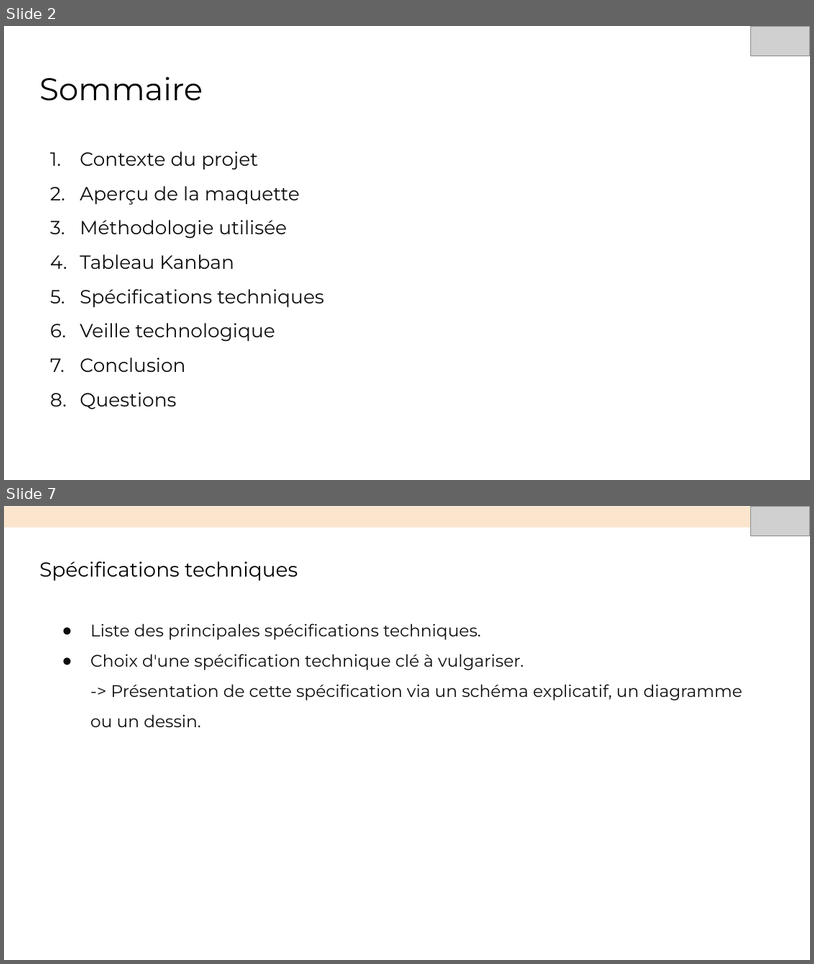
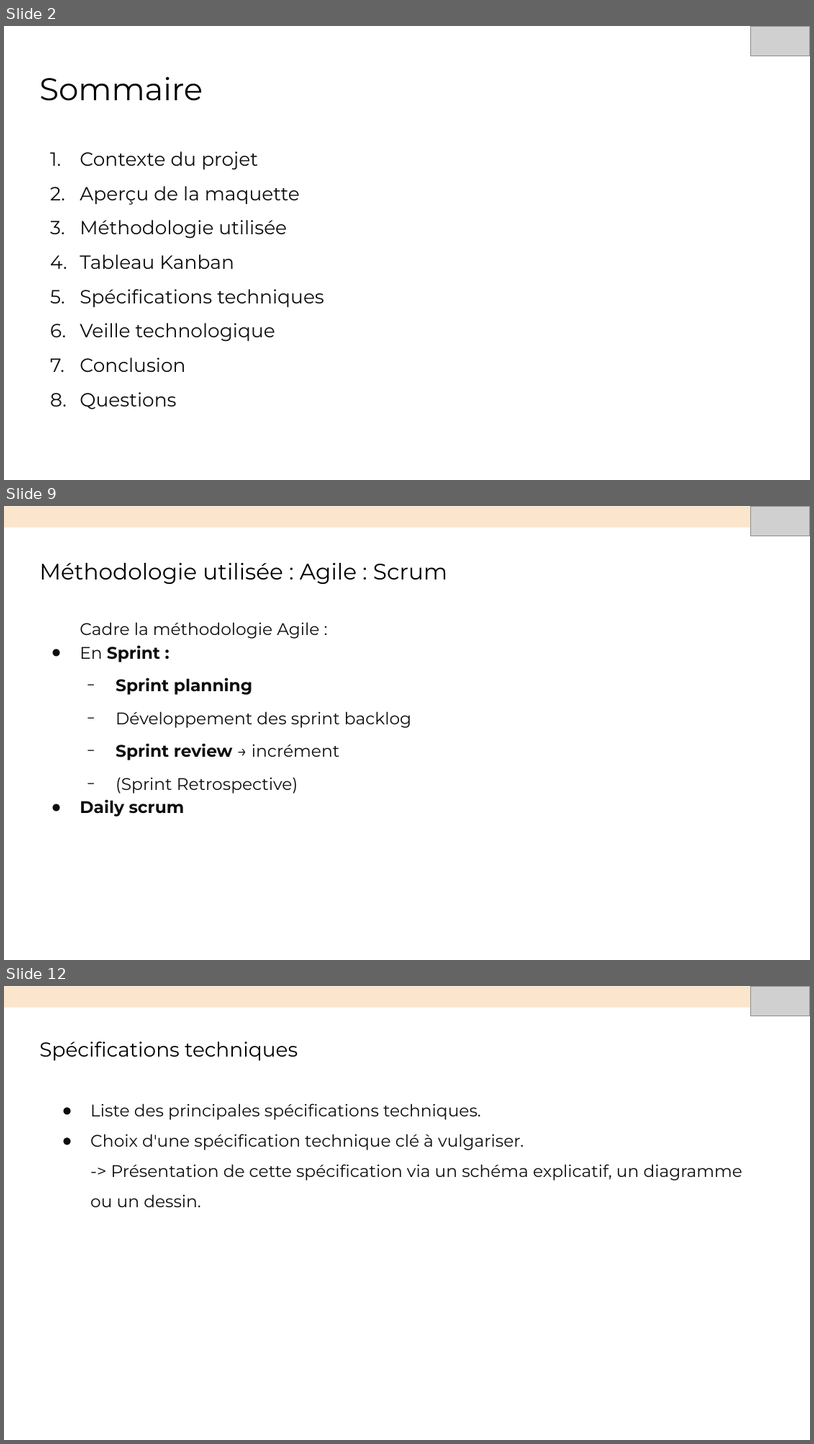
Before and after one commit to Buom01/oc-qwenta, a slide deck: Présenation Soufiane.odp. Shown one above the other, each under a label of ours: slides 2 and 7 before the commit, slides 2, 9 and 12 after it; the slides between them are not shown. The pictures are 814x964 and 814x1444 pixels, drawn with LibreOffice and Linux fonts; fonts in the diff are those of the drawing; grey boxes stand for pictures. Boxes give left, top, right and bottom in pixels: in the first picture for what was removed or moved away, otherwise in the second. Text is boxed around its words. In the diff, an @@ line names an element or a change of style, - is before the commit and + after.

```diff
--- a/Présenation Soufiane.odp
+++ b/Présenation Soufiane.odp
@@ slide 9 added at (4, 506, 810, 960), background #FFFFFF @@
@@ rectangle added at (4, 506, 810, 527), fill #FCE5CD, outline #F7EDDE 0.74 pt @@
@@ picture added at (751, 506, 810, 536) @@
@@ title added at (39, 563, 448, 584), 20 pt, text #000000 @@
+Méthodologie utilisée : Agile : Scrum
@@ text added at (80, 622, 412, 816), 15 pt, text #0D0D0D @@
+Cadre la méthodologie Agile :
+● En Sprint :
+  − Sprint planning
+  − Développement des sprint backlog
+  − Sprint review → incrément
+  − (Sprint Retrospective)
+● Daily scrum
@@ what was slide 7 is now slide 12 @@
```
Also in this commit, not shown: 5 slides changed, 4 other slides added.
